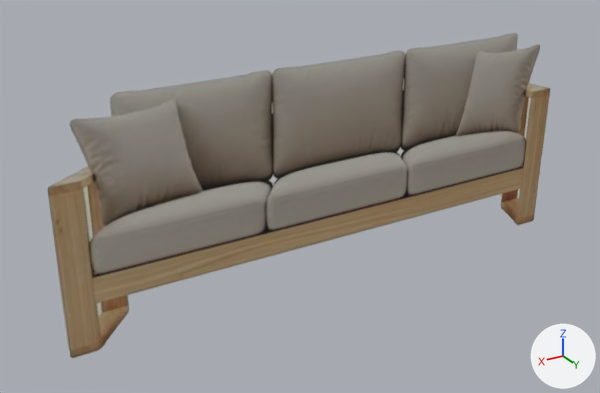
Renders of the glTF model assets/models/sofa_07.glb from each side of a commit.
Both versions are drawn from a 50 mm lens placed at (1.47, 2.19, 1.48), pointed at (0.14, -0.03, 0.37). Arrows for +X, +Y and +Z are at lower right; the lights stay in place. The picture after the commit comes second.

The first picture shows 'SofaCutout'.
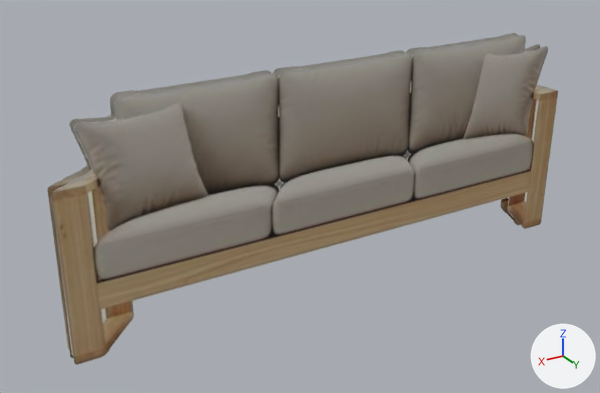
The newer file is also turned or shifted as a whole; pictures and numbers use the older file's frame.

The change, as a list of edits to the scene's bpy script:
```text
Change me_mesh_0:
    used by ob_sofacutout; location = (0.0, 0.0, 0.0)
    remove me_mesh_0.from_pydata(...)  # 4 vertices, 2 faces; spans x -1.0..1.0, y 0.0, z 0.0..0.86
    add me_mesh_0.from_pydata(...)  # 8 vertices, 4 faces; spans x -1.0..1.0, y 0.0..0.04, z 0.0..0.86
    me_mesh_0 part 1: the loose piece of 4 vertices spanning x -1.0..1.0, y 0.0, z 0.0..0.86 is copied, and the copy is moved by (0.0, 0.04, 0.0); it spans x -1.0..1.0, y 0.04, z 0.0..0.86
```

Where the change shows, as pixel boxes [x1, y1, x2, y2] in the pictures (600 x 393 px):
'SofaCutout', reshaped: before [48, 33, 550, 358]; after [48, 33, 558, 365]
part 1 of me_mesh_0, added: after [52, 35, 558, 365]
